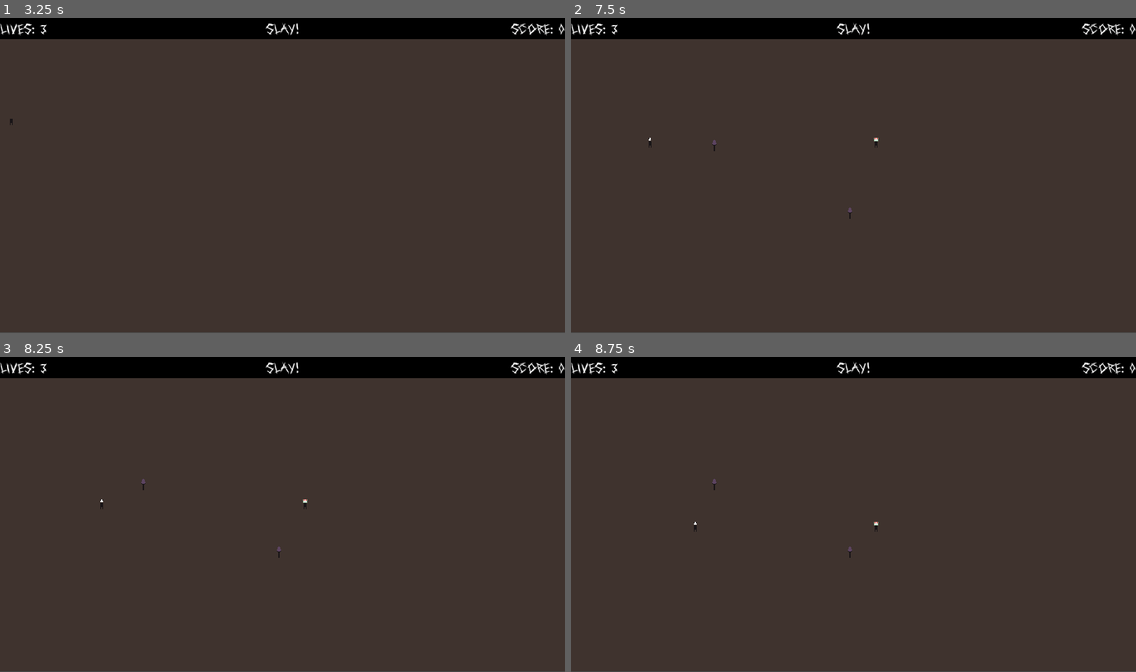
Above: before the commit, frames 1-4 (two rows, left to right).
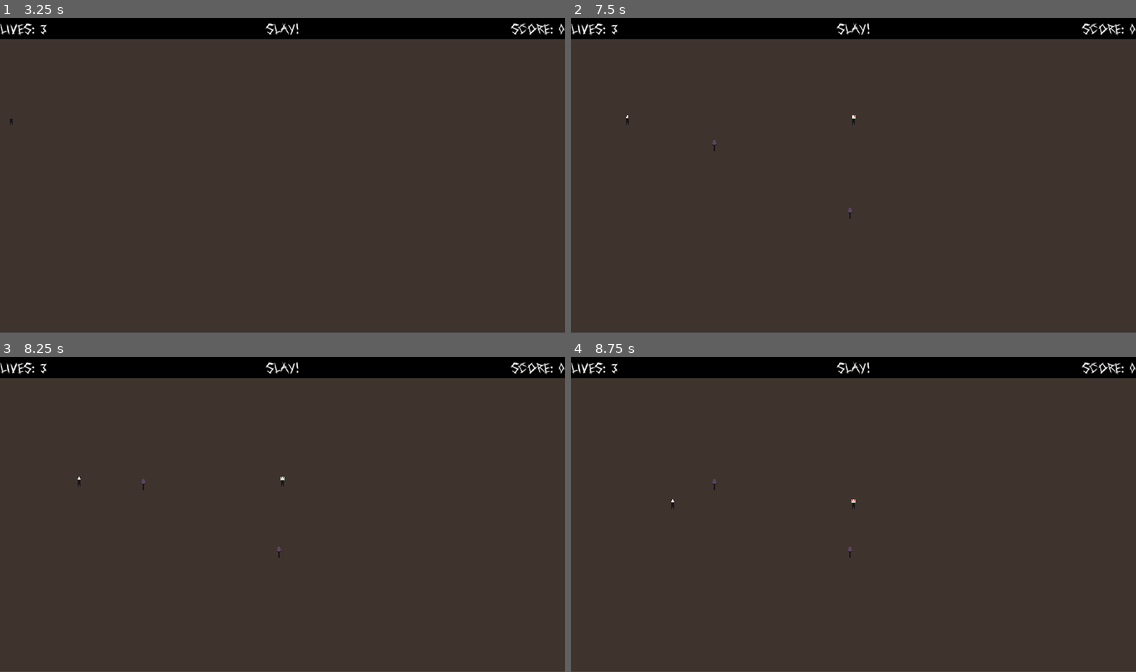
Above: after the commit, the same moments.

Repository: Academia-Team/Academia-Fall-of-the-Citadel
Game: Godot game, scene res://scene/intro.tscn
Same seed, same stepped clock (60 frames per second), same inputs: the game is played once before the commit and once after it. Sound files missing from this copy of the repository are replaced by a short silence.
Inputs (mouse positions are in pixels of both pictures, inside the frame that each line leads up to):
- Up to frame 1 (3.25 s): tap Enter at 0.5, 2 s; move the mouse to (406, 159) at 0.52 s; hold N (move_down_right) 0.53-1.28 s; hold Ctrl (stay) 0.53-1.28 s; tap Space (action) at 0.6, 1.25, 1.55, 2.1, 2.75, 3.05 s; click (406, 159) at 0.67 s; move the mouse to (169, 191) at 1.27 s; hold Down (move_down) 1.28-2.03 s; tap Ctrl (stay) at 1.35, 2.85 s; move the mouse to (339, 106) at 2.02 s; hold N (move_down_right) 2.03-2.78 s; hold Ctrl (stay) 2.03-2.78 s; move the mouse to (254, 238) at 2.77 s; hold Up (move_up) from 2.78 s (still down); click (254, 238) at 2.92 s
- Up to frame 2 (7.5 s): tap Enter at 3.5 s; move the mouse to (1023, 222) at 3.52 s; release Up (move_up) at 3.53 s; hold Ctrl (stay) 3.53-4.28 s; hold B (move_down_left) 3.53-5.03 s; tap Space (action) at 3.6, 4.25, 4.55, 5.1, 6.05, 6.6 s; move the mouse to (684, 128) at 4.27 s; tap Ctrl (stay) at 4.35, 5.85, 7.35 s; move the mouse to (881, 175) at 5.02 s; hold Down (move_down) 5.03-5.78 s; hold Ctrl (stay) 5.03-5.78 s; click (881, 175) at 5.17 s; move the mouse to (768, 93) at 5.77 s; hold N (move_down_right) 5.78-6.53 s; move the mouse to (977, 159) at 6.52 s; hold Up (move_up) 6.53-7.28 s; hold Ctrl (stay) 6.53-7.28 s; move the mouse to (740, 191) at 7.27 s; hold N (move_down_right) from 7.28 s (still down); click (740, 191) at 7.42 s
- Up to frame 3 (8.25 s): tap Space (action) at 7.55, 8.1 s; move the mouse to (339, 445) at 8.02 s; release N (move_down_right) at 8.03 s; hold Down (move_down) from 8.03 s (still down); hold Ctrl (stay) from 8.03 s (still down)
- Up to frame 4 (8.75 s): keep holding Down (move_down); keep holding Ctrl (stay)

Frame 1 is identical in both runs. In frame 2, less than 0.1% of the frame differs, in the area x 9-55%, y 30-42%; in frame 3, less than 0.1%, in the area x 13-55%, y 38-49%; in frame 4, less than 0.1%.

Commit message:
Improve player movement (#19)
* Do not queue up player movements

Makes the player easier to control. Fixes #16.

* Remove class/queue.gd

No longer needed.

* Add is_cardinal_dir()

* Guard set_orient() against null values

* Ensure future_dir is reset when there is no more input

* Ensure move_timer only starts if it hasn't been started yet

* Remove move_input_timer

* Fix logic error

Diff:
--- a/class/character_sprite.gd
+++ b/class/character_sprite.gd
@@ -48,16 +48,17 @@
 	return target_texture
 
 func set_orient(orient):
-	var old_orient = orientation
-	var new_texture = get_orient_texture(orient)
+	if orient != null:
+		var old_orient = orientation
+		var new_texture = get_orient_texture(orient)
 
-	orient = Direction.get_horz_component(orient)
-	flip_h = (orient == Direction.WEST)
-	orientation = orient
-	texture = new_texture
+		orient = Direction.get_horz_component(orient)
+		flip_h = (orient == Direction.WEST)
+		orientation = orient
+		texture = new_texture
 
-	if orient != old_orient:
-		emit_signal("orientation_changed", old_orient, orient)
+		if orient != old_orient:
+			emit_signal("orientation_changed", old_orient, orient)
 
 func show_hurt(length = hurt_length):
 	hurt_timer.wait_time = length
--- a/class/direction.gd
+++ b/class/direction.gd
@@ -150,3 +150,6 @@
 		return NORTH
 	else:
 		return null
+
+static func is_cardinal_dir(dir):
+	return dir == NORTH or dir == SOUTH or dir == EAST or dir == WEST
--- a/class/queue.gd
+++ /dev/null
@@ -1,63 +0,0 @@
-extends Reference
-class_name Queue
-
-var array
-var array_sz
-var read_idx
-var write_idx
-var overwritten
-
-
-# Declare member variables here. Examples:
-# var a = 2
-# var b = "text"
-
-func _init(size):
-	array = Array()
-	array_sz = size
-
-	for _i in range(0, size):
-		array.append(0)
-
-	read_idx = 0
-	write_idx = 0
-	overwritten = false
-
-func has_overwritten():
-	return overwritten
-
-func clear():
-	read_idx = 0
-	write_idx = 0
-	overwritten = false
-
-func queue(val):
-	array[write_idx] = val
-	write_idx = (write_idx + 1) % array_sz
-
-	if write_idx == read_idx:
-		overwritten = true
-		read_idx = (read_idx + 1) % array_sz
-
-func dequeue():
-	var val = peek()
-
-	if val:
-		read_idx = (read_idx + 1) % array_sz
-
-	return val
-
-func empty():
-	return read_idx >= write_idx
-
-func peek():
-	if read_idx >= write_idx:
-		return null
-	return array[read_idx]
-
-func contains(val):
-	if not empty():
-		for i in range(read_idx, write_idx):
-			if array[i] == val:
-				return true
-	return false
--- a/project.godot
+++ b/project.godot
@@ -19,11 +19,6 @@
 "language": "GDScript",
 "path": "res://class/direction.gd"
 }, {
-"base": "Reference",
-"class": "Queue",
-"language": "GDScript",
-"path": "res://class/queue.gd"
-}, {
 "base": "Area2D",
 "class": "enemy",
 "language": "GDScript",
@@ -42,7 +37,6 @@
 _global_script_class_icons={
 "CharacterSprite": "",
 "Direction": "",
-"Queue": "",
 "enemy": "",
 "item": "",
 "player": ""
--- a/scene/player.gd
+++ b/scene/player.gd
@@ -7,8 +7,7 @@
 var targets = [null, null, null, null]
 var target_to_destroy
 
-const MOVE_QUEUE_SZ = 256
-var move_queue
+var future_dir
 
 const NUM_DIRS = 4
 const NUM_ORIENT = 4
@@ -24,25 +23,7 @@
 
 func set_dir(dir):
 	$move_timer.set_paused(true)
-
-	var found_opposing_dir = false
-	var opposing_dir_array = Direction.get_opposing_dirs(dir)
-	var opposing_dir_sz = opposing_dir_array.size()
-	var opposing_dir_idx = 0
-
-	while not found_opposing_dir and opposing_dir_idx < opposing_dir_sz:
-		if move_queue.contains(opposing_dir_array[opposing_dir_idx]):
-			$move_timer.stop()
-			move_queue.clear()
-			$move_input_timer.start()
-			found_opposing_dir = true
-
-		opposing_dir_idx += 1
-
-	if not found_opposing_dir and $move_input_timer.is_stopped():
-		move_queue.queue(dir)
-		$move_input_timer.start()
-
+	future_dir = dir
 	$move_timer.set_paused(false)
 
 func pos_in_bounds(pos):
@@ -74,10 +55,9 @@
 	if Input.is_action_pressed("move_down_right"):
 		desired_dir = Direction.combine_dir(Direction.SOUTHEAST, desired_dir)
 
-	if desired_dir != null:
-		if not Input.is_action_pressed("stay"):
-			set_dir(desired_dir)
-		$CharacterSprite.set_orient(desired_dir)
+	if not Input.is_action_pressed("stay"):
+		set_dir(desired_dir)
+	$CharacterSprite.set_orient(desired_dir)
 
 func use_item():
 	if held_item:
@@ -99,7 +79,7 @@
 
 func _process(_delta):
 	if lives > 0:
-		if not move_queue.empty() and $move_timer.is_stopped():
+		if future_dir != null and $move_timer.is_stopped():
 			$move_timer.start()
 
 		handle_action()
@@ -109,7 +89,7 @@
 func _ready():
 	held_item = null
 	lives = 3
-	move_queue = Queue.new(MOVE_QUEUE_SZ)
+	future_dir = null
 	emit_signal("health_change", lives)
 
 	hide()
@@ -154,15 +134,12 @@
 
 
 func _on_move_timer_timeout():
-	if not move_queue.empty():
-		var dir = move_queue.dequeue()
-		var future_pos = Direction.translate_pos(position, dir, 32)
+	if future_dir != null:
+		var future_pos = Direction.translate_pos(position, future_dir, 32)
+		future_dir = null
 
 		if pos_in_bounds(future_pos):
 			position = future_pos
-		else:
-			move_queue.clear()
-
 
 func _on_player_area_shape_entered(_area_rid, area, _area_shape_index, local_shape_index):
 	var triggered_collisionbox = shape_owner_get_owner(local_shape_index)
--- a/scene/player.tscn
+++ b/scene/player.tscn
@@ -26,10 +26,6 @@
 wait_time = 0.5
 one_shot = true
 
-[node name="move_input_timer" type="Timer" parent="."]
-wait_time = 0.2
-one_shot = true
-
 [node name="right_collisionbox" type="CollisionShape2D" parent="."]
 position = Vector2( 46, 15 )
 shape = ExtResource( 3 )
